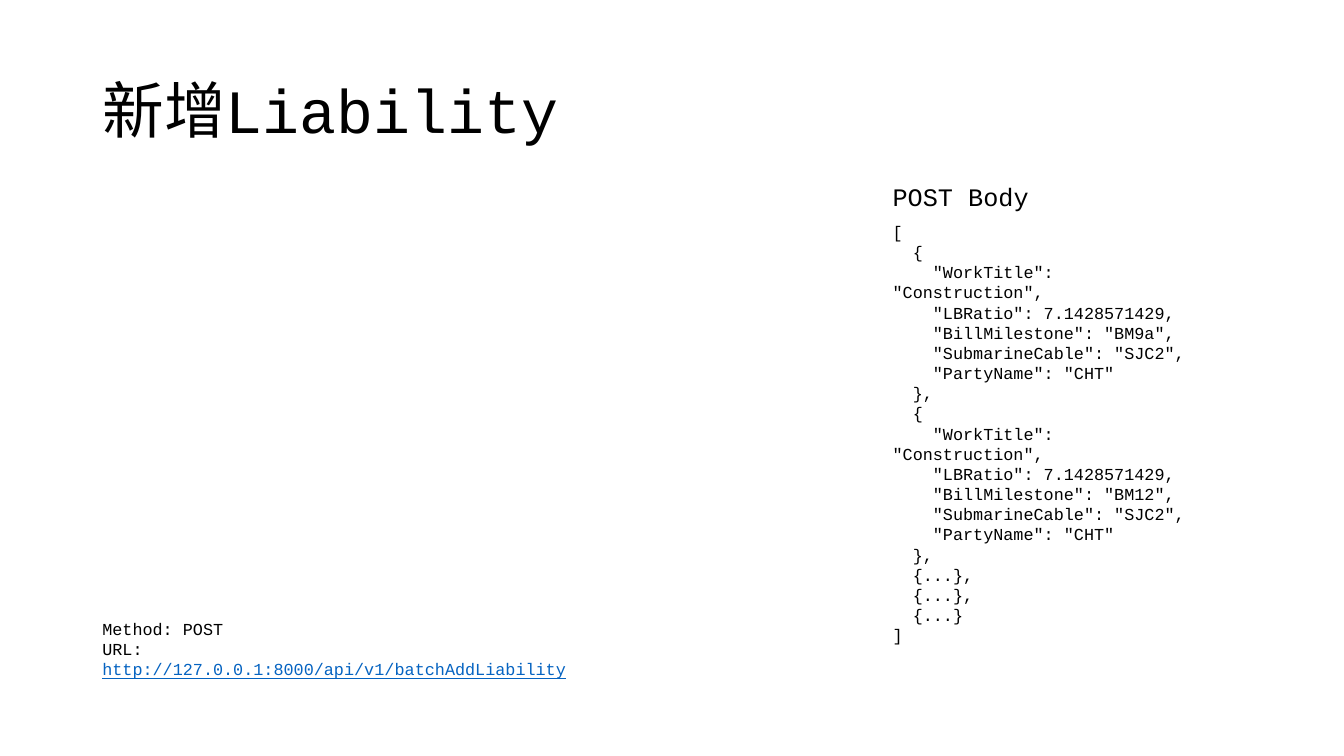
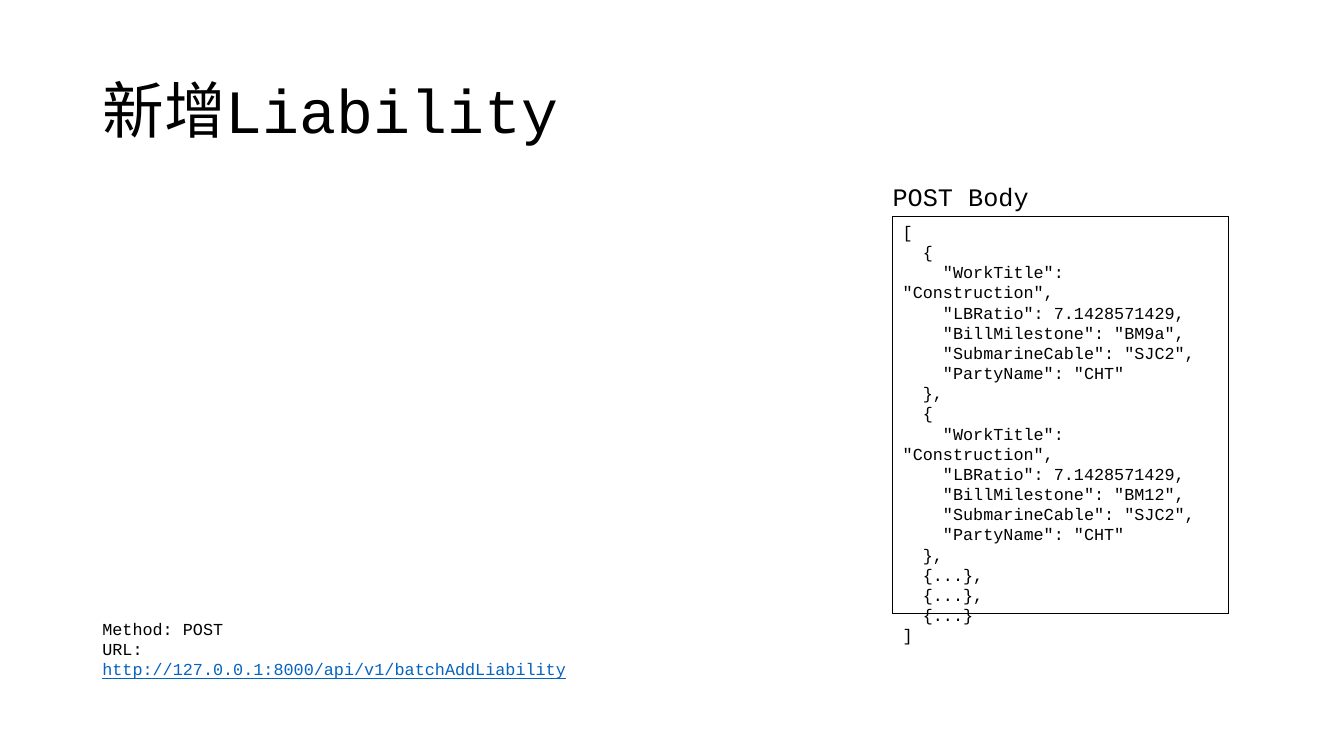
Before and after one commit to appletime81/cbp-sys-api, a slide deck: slide 2 of CBP專案/Liability API.pptx. Drawn at 1344x756 pixels with LibreOffice and Linux fonts; fonts in the diff are those of the drawing. Boxes give left, top, right and bottom in pixels: in the first picture for what was removed or moved away, otherwise in the second. Text is boxed around its words. In the diff, an @@ line names an element or a change of style, - is before the commit and + after.

```diff
--- a/CBP專案/Liability API.pptx
+++ b/CBP專案/Liability API.pptx
@@ rectangle "[": place and size @@
-rectangle "[" at [893, 266, 1185, 544]
+rectangle "[" at [893, 217, 1229, 614]
@@ rectangle "[" at [893, 217, 1229, 614]: outline none to #000000 0.75 pt @@
```
Also in this commit, not shown: 8 other files.
